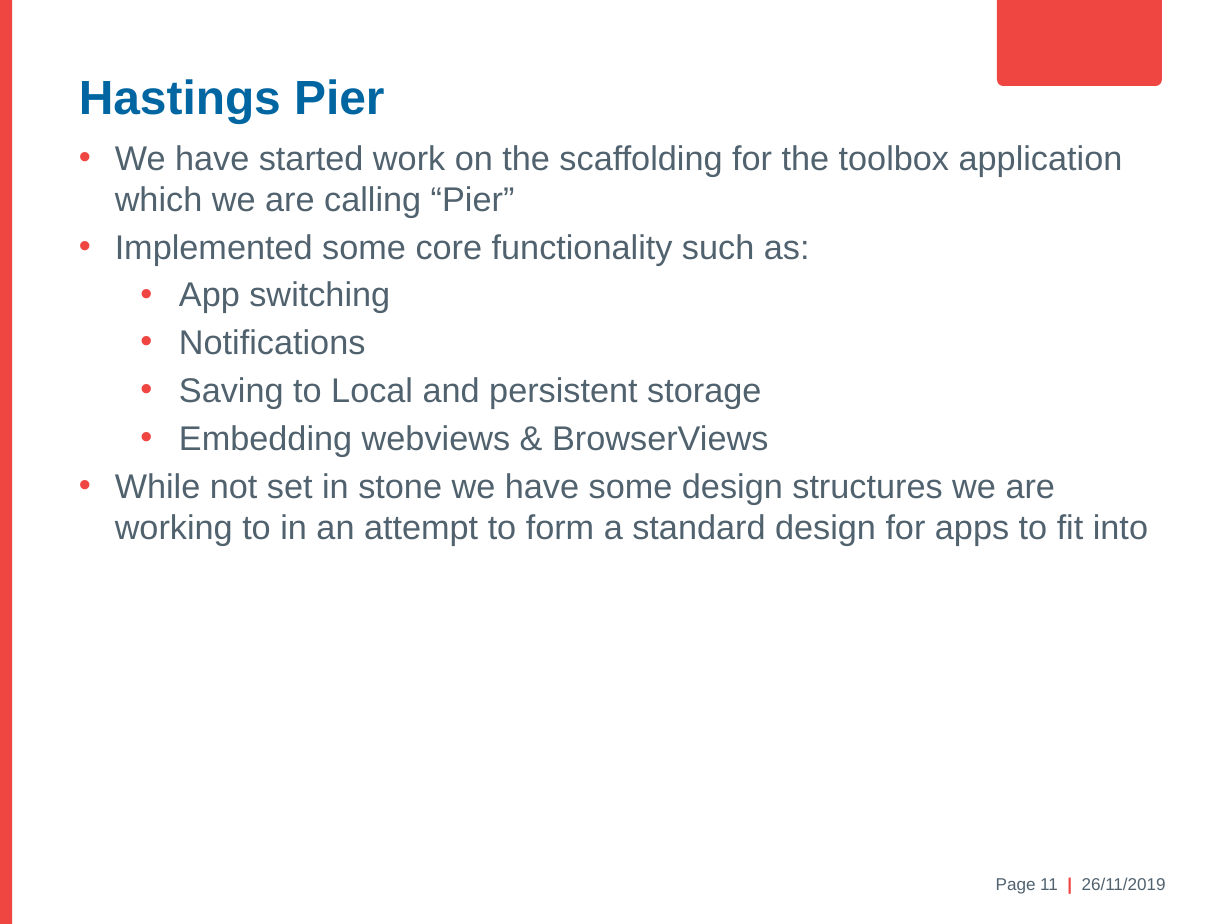
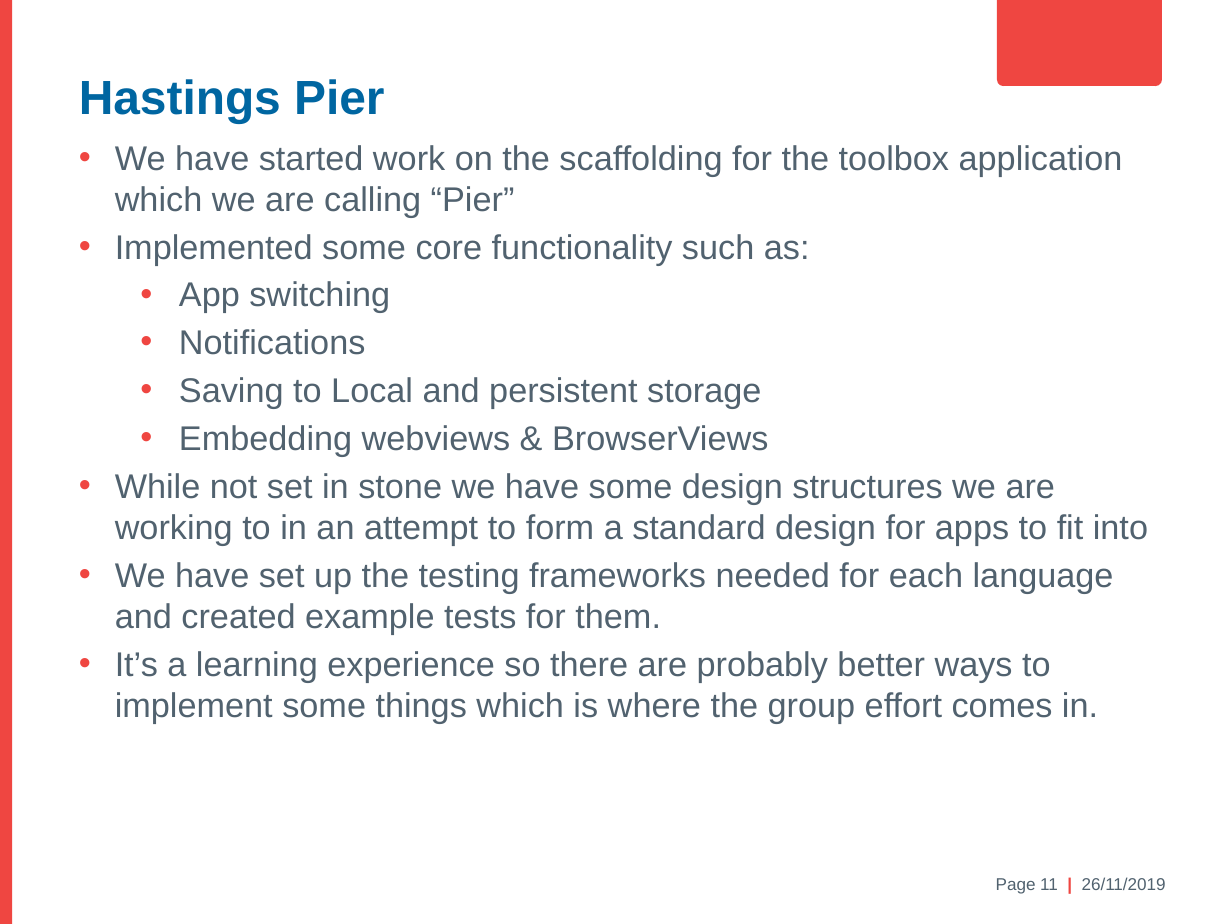
Before and after one commit to antonmaeso/HastingsPier, a slide deck: slide 11 of Electron Brownbag.pptx. Drawn at 1232x924 pixels with LibreOffice and Linux fonts; fonts in the diff are those of the drawing; background and template pictures are left out. Boxes give left, top, right and bottom in pixels: in the first picture for what was removed or moved away, otherwise in the second. Text is boxed around its words. In the diff, an @@ line names an element or a change of style, - is before the commit and + after.

```diff
--- a/Electron Brownbag.pptx
+++ b/Electron Brownbag.pptx
@@ text at [115, 562, 1114, 724]: paragraphs added @@
+• We have set up the testing frameworks needed for each language and created example tests for them.
+• It’s a learning experience so there are probably better ways to implement some things which is where the group effort comes in.
```
Also in this commit, not shown: 2 other files.
